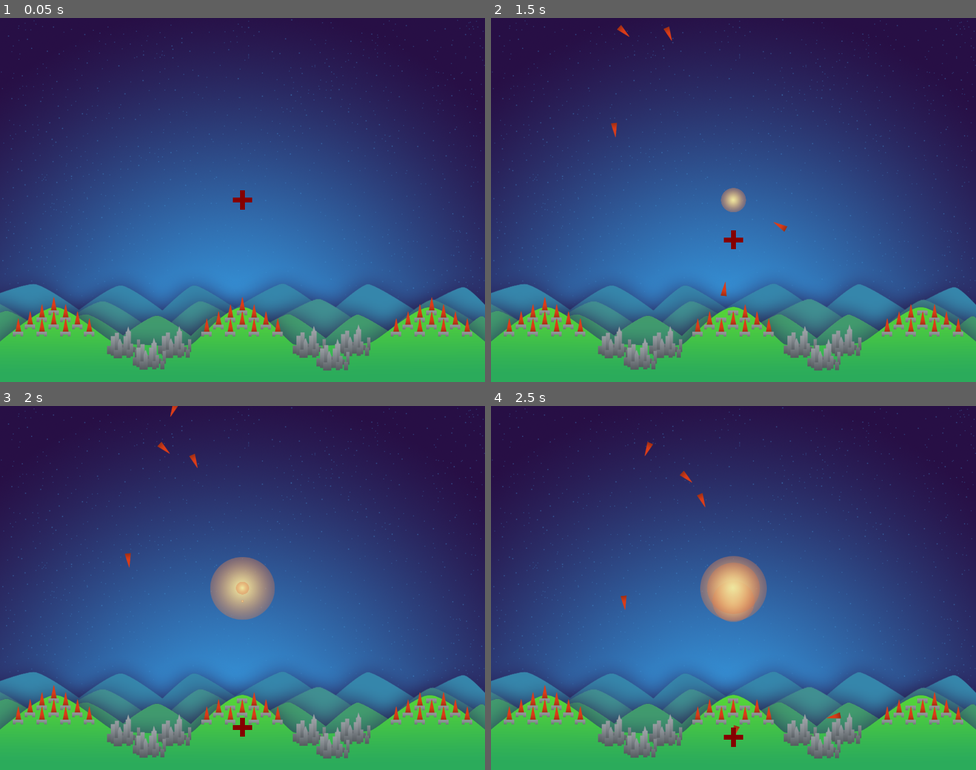
Above: before the commit, frames 1-4 (two rows, left to right).
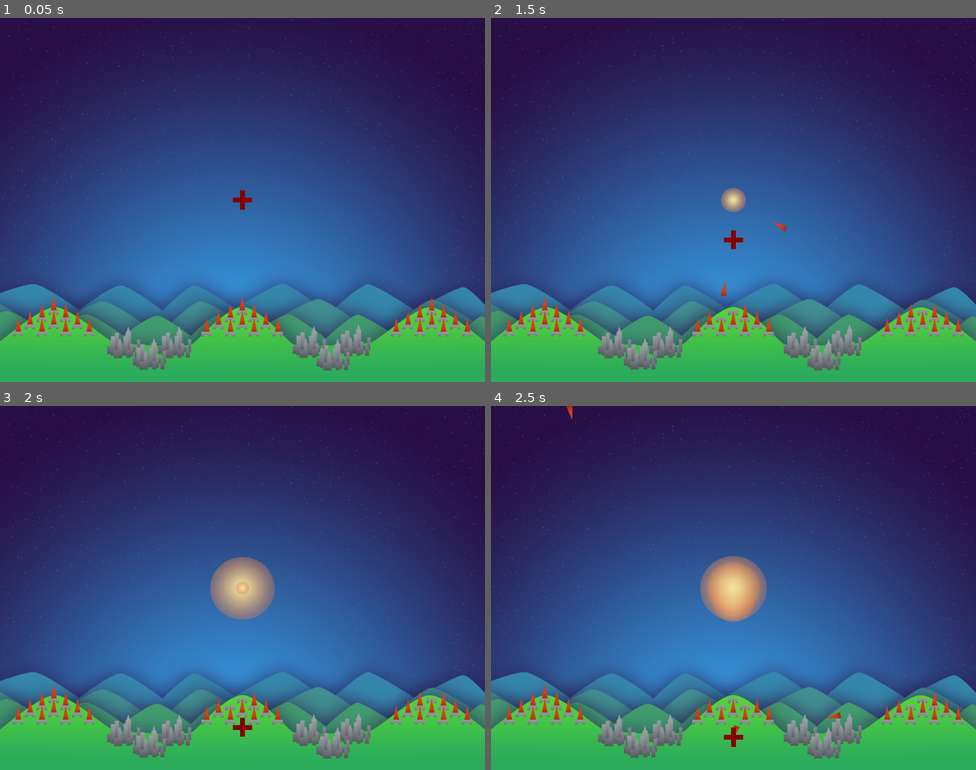
Above: after the commit, the same moments.

Repository: ghfox/MissileCommand
Game: Godot game, scene res://Scn/Main.tscn
Same seed, same stepped clock (60 frames per second), same inputs: the game is played once before the commit and once after it.
Inputs:
- Up to frame 1 (0.05 s): no input
- Up to frame 2 (1.5 s): hold D (fire_right) 0.53-1.28 s; hold W (fire_center) 0.53-1.28 s; tap Enter at 1.25 s; hold Down (move_down) from 1.28 s (still down); tap W (fire_center) at 1.35 s
- Up to frame 3 (2 s): keep holding Down (move_down)
- Up to frame 4 (2.5 s): release Down (move_down) at 2.03 s; hold D (fire_right) from 2.03 s (still down); hold Shift (move_faster) from 2.03 s (still down); tap W (fire_center) at 2.3 s

Frame 1 is identical in both runs. In frame 2, less than 0.1% of the frame differs, in the area x 24-38%, y 1-33%; in frame 3, 0.1%; in frame 4, 0.2%, in the area x 15-45%, y 0-56%.

Commit message:
enemy missile tracking

Diff:
--- a/Scr/EnemyMissile.gd
+++ b/Scr/EnemyMissile.gd
@@ -2,9 +2,10 @@
 
 var target = Vector2(512,768)
 var dir = Vector2(0,0)
-export var speed = 3
+export var speed = 2
 
 func _ready():
+	add_to_group("Enemies")
 	chooseTarget()
 	dir = (target-position).normalized()
 	$Sprite.set_rotation(dir.angle() + PI/2 )
--- a/Scr/Main.gd
+++ b/Scr/Main.gd
@@ -1,10 +1,13 @@
 extends Node2D
 
 var nodeStr = "%s%d"
+var level = 0
+var enemyMissilesRemaining = 0
 
 var enemyMissile = preload("res://Scn/EnemyMissile.tscn")
 
 func _ready():
+	enemyMissilesRemaining = 20
 	pass
 
 func _input(event):
@@ -21,11 +24,21 @@
 	pass
 
 func _process(delta):
-	if(randi()%100 < 2):
-		var newMissile = enemyMissile.instance()
-		newMissile.position = Vector2(randi()%1024,0)
-		add_child(newMissile)
+	if(!fireMissile() and get_tree().get_nodes_in_group("Enemies").size() == 0):
+		resetBatteries()
+		level += 1
+		enemyMissilesRemaining = 20 + level
 	pass
+
+func fireMissile():
+	if(enemyMissilesRemaining > 0):
+		if(randi()%1000 < 5 + level):
+			var newMissile = enemyMissile.instance()
+			newMissile.position = Vector2(randi()%1024,0)
+			add_child(newMissile)
+			enemyMissilesRemaining -= 1
+		return true
+	return false
 
 func resetBatteries():
 	get_tree().call_group("Explosions","queue_free")
